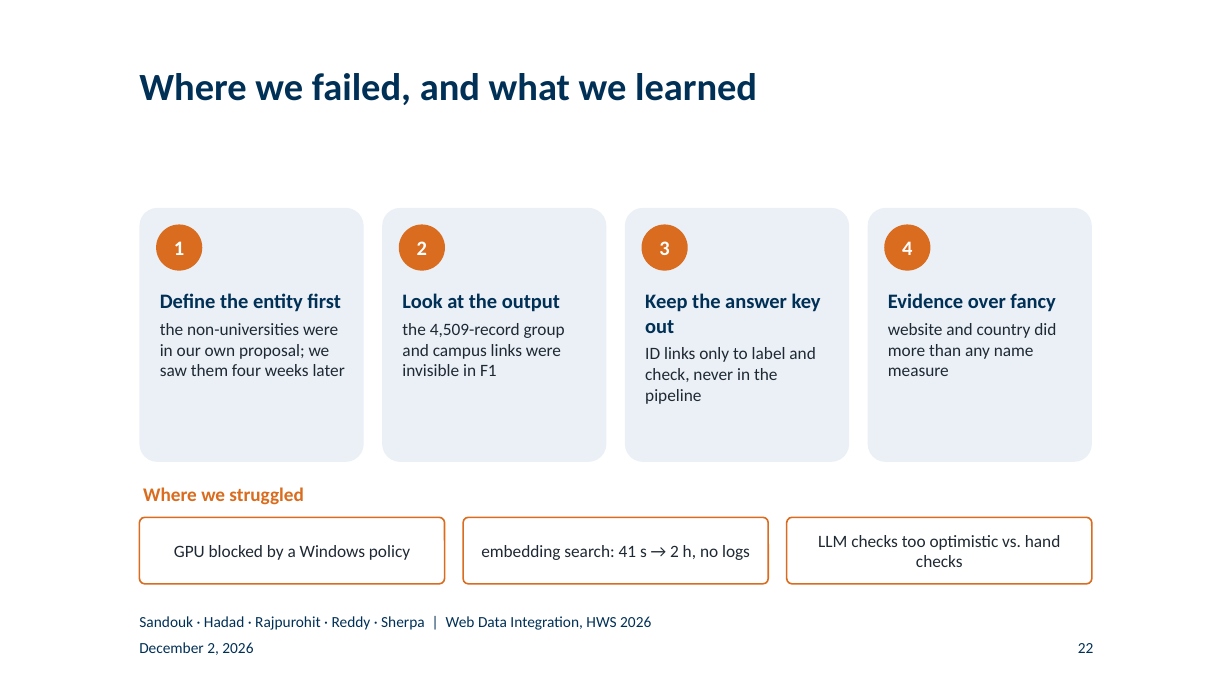
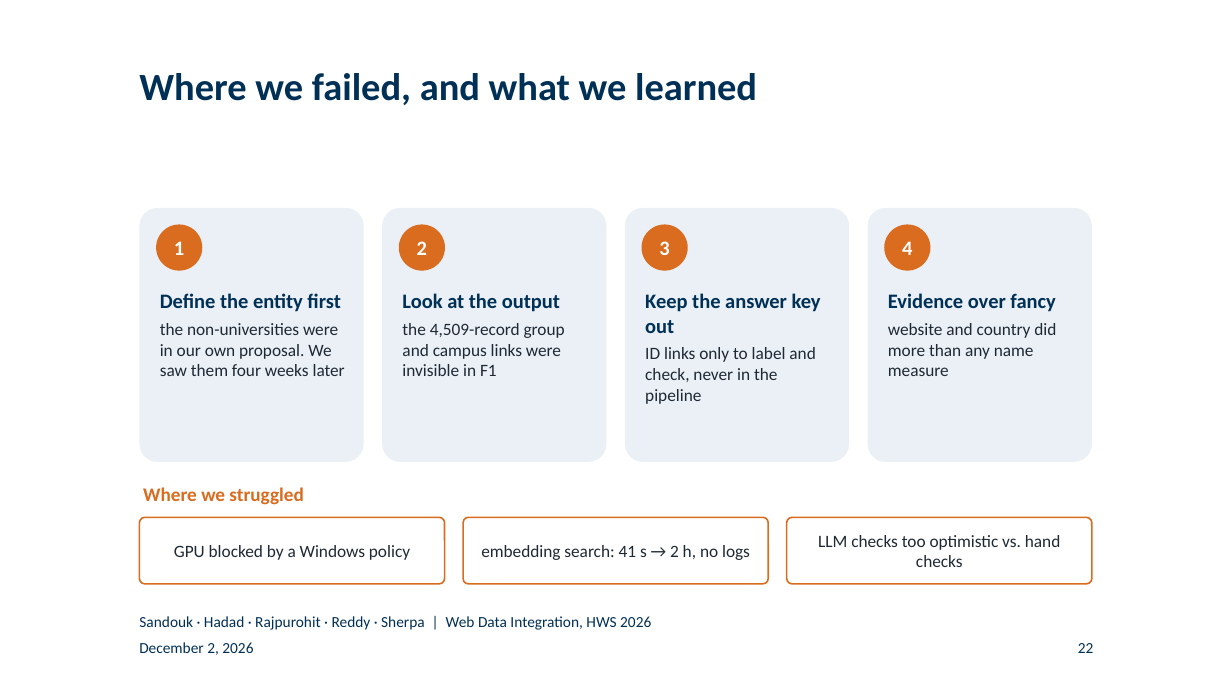
Before and after one commit to BlackSamuron0305/Web-Data-Integration-Project-HWS2026, a slide deck: slide 22 of submission/final-presentation/final_presentation.pptx. Drawn at 1232x693 pixels with LibreOffice and Linux fonts; fonts in the diff are those of the drawing; background and template pictures are left out. Boxes give left, top, right and bottom in pixels: in the first picture for what was removed or moved away, otherwise in the second. Text is boxed around its words. In the diff, an @@ line names an element or a change of style, - is before the commit and + after.

```diff
--- a/submission/final-presentation/final_presentation.pptx
+++ b/submission/final-presentation/final_presentation.pptx
@@ text at box(160, 323, 345, 376): text changed @@
-the non-universities were in our own proposal; we saw them four weeks later
+the non-universities were in our own proposal. We saw them four weeks later
```
Also in this commit, not shown: 8 other slides changed, 3 other files.
